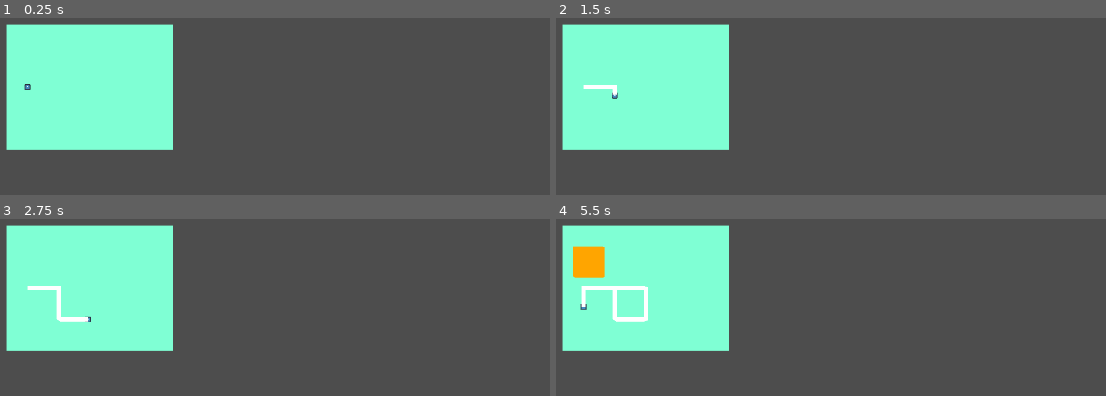
Above: before the commit, frames 1-4 (two rows, left to right).
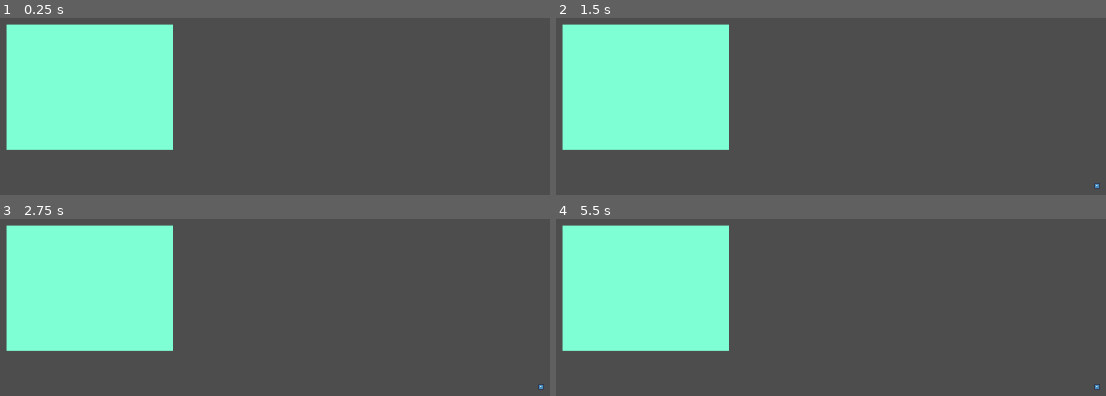
Above: after the commit, the same moments.

Repository: Valvetronix/ggj-2026-neverbullies
Game: Godot game, scene res://scenes/main.tscn
Same seed, same stepped clock (60 frames per second), same inputs: the game is played once before the commit and once after it. This scene is started directly instead of the project's main scene. The engine's default icon, where the game draws it, is replaced by a stand-in: a white triangle on a blue panel in a dark square.
Inputs (mouse positions are in pixels of both pictures, inside the frame that each line leads up to):
- Up to frame 1 (0.25 s): no input
- Up to frame 2 (1.5 s): tap Enter at 0.5 s; move the mouse to (1095, 186) at 0.52 s; hold Right (ui_right) 0.53-1.28 s; click (1095, 186) at 0.6 s; tap Space at 1.25 s; move the mouse to (outside the picture) at 1.27 s; hold Down (ui_down) from 1.28 s (still down); click (outside the picture) at 1.35 s
- Up to frame 3 (2.75 s): move the mouse to (445, 309) at 2.02 s; release Down (ui_down) at 2.03 s; hold Right (ui_right) from 2.03 s (still down); click (445, 309) at 2.1 s
- Up to frame 4 (5.5 s): tap Enter at 2.75, 4.25 s; move the mouse to (outside the picture) at 2.77 s; release Right (ui_right) at 2.78 s; hold Up (ui_up) 2.78-3.53 s; click (outside the picture) at 2.85 s; tap Space at 3.5, 5 s; move the mouse to (outside the picture) at 3.52 s; hold Left (ui_left) 3.53-5.03 s; click (outside the picture) at 3.6 s; move the mouse to (682, 341) at 4.27 s; click (682, 341) at 4.35 s; move the mouse to (outside the picture) at 5.02 s; hold Down (ui_down) from 5.03 s (still down); click (outside the picture) at 5.1 s

The runs differ from the first frame. In frame 1, less than 0.1% of the frame differs, in the area x 4-6%, y 37-41%; in frame 2, 0.2%; in frame 3, 0.5%; in frame 4, 1.9%, in the area x 3-99%, y 15-97%.

Commit message:
integre los cambios de emi a main

Diff:
--- a/project.godot
+++ b/project.godot
@@ -25,6 +25,14 @@
 window/size/viewport_height=1080
 window/stretch/mode="viewport"
 
+[input]
+
+MouseClick={
+"deadzone": 0.2,
+"events": [Object(InputEventMouseButton,"resource_local_to_scene":false,"resource_name":"","device":-1,"window_id":0,"alt_pressed":false,"shift_pressed":false,"ctrl_pressed":false,"meta_pressed":false,"button_mask":0,"position":Vector2(0, 0),"global_position":Vector2(0, 0),"factor":1.0,"button_index":1,"canceled":false,"pressed":false,"double_click":false,"script":null)
+]
+}
+
 [physics]
 
 3d/physics_engine="Jolt Physics"
--- /dev/null
+++ b/scenes/cutter.tscn
@@ -0,0 +1,19 @@
+[gd_scene format=3 uid="uid://ctlnrxvitgamf"]
+
+[ext_resource type="Script" uid="uid://1fmddwf384yf" path="res://scripts/cutter.gd" id="1_pcbcd"]
+[ext_resource type="Texture2D" uid="uid://d3v8eynat77lb" path="res://icon.svg" id="2_kg5or"]
+
+[sub_resource type="CircleShape2D" id="CircleShape2D_7mycd"]
+
+[node name="Cutter" type="CharacterBody2D" unique_id=169033581 node_paths=PackedStringArray("trail")]
+script = ExtResource("1_pcbcd")
+trail = NodePath("Trail")
+
+[node name="Sprite2D" type="Sprite2D" parent="." unique_id=253155613]
+scale = Vector2(0.109375, 0.109375)
+texture = ExtResource("2_kg5or")
+
+[node name="CollisionShape2D" type="CollisionShape2D" parent="." unique_id=803109235]
+shape = SubResource("CircleShape2D_7mycd")
+
+[node name="Trail" type="Line2D" parent="." unique_id=1666997337]
--- a/scenes/main.tscn
+++ b/scenes/main.tscn
@@ -1,30 +1,12 @@
 [gd_scene format=3 uid="uid://blfxxb66ypa2d"]
 
-[ext_resource type="Script" uid="uid://78217b3831bd" path="res://scripts/LevelManager.gd" id="1_sugp2"]
-[ext_resource type="Script" uid="uid://1fmddwf384yf" path="res://scripts/cutter.gd" id="2_jyhfs"]
-[ext_resource type="Texture2D" uid="uid://d3v8eynat77lb" path="res://icon.svg" id="3_tbgi4"]
+[ext_resource type="Script" uid="uid://78217b3831bd" path="res://scripts/cutter_manager.gd" id="1_sugp2"]
 
-[sub_resource type="CircleShape2D" id="CircleShape2D_7mycd"]
-
-[node name="Main" type="Node2D" unique_id=357197009 node_paths=PackedStringArray("sheet", "cutter")]
+[node name="Main" type="Node2D" unique_id=357197009 node_paths=PackedStringArray("sheet")]
 top_level = true
 script = ExtResource("1_sugp2")
 sheet = NodePath("Sheet")
-cutter = NodePath("Cutter")
 
 [node name="Sheet" type="Polygon2D" parent="." unique_id=472698351]
 
 [node name="ResultContainer" type="Node2D" parent="." unique_id=214389509]
-
-[node name="Cutter" type="CharacterBody2D" parent="." unique_id=1512067300 node_paths=PackedStringArray("trail")]
-script = ExtResource("2_jyhfs")
-trail = NodePath("Trail")
-
-[node name="Sprite2D" type="Sprite2D" parent="Cutter" unique_id=832219982]
-scale = Vector2(0.109375, 0.109375)
-texture = ExtResource("3_tbgi4")
-
-[node name="CollisionShape2D" type="CollisionShape2D" parent="Cutter" unique_id=124649054]
-shape = SubResource("CircleShape2D_7mycd")
-
-[node name="Trail" type="Line2D" parent="Cutter" unique_id=1892835261]
--- a/scripts/LevelManager.gd
+++ /dev/null
@@ -1,72 +0,0 @@
-extends Node2D
-
-@export var sheet: Polygon2D
-@export var cutter: CharacterBody2D
-
-# Configuración de la hoja y del punto inicial del cutter
-@export var sheet_size := Vector2(400, 300)
-@export var start_offset := Vector2(50, 150)
-
-
-func _ready() -> void:
-	_setup_sheet()
-	_place_cutter()
-	cutter.cut_finished.connect(_on_cutter_finished)
-
-
-func _setup_sheet() -> void:
-	var points = PackedVector2Array([
-		Vector2.ZERO,
-		Vector2(sheet_size.x, 0),
-		sheet_size,
-		Vector2(0, sheet_size.y)
-	])
-
-	sheet.polygon = points
-
-	sheet.position = Vector2(100, 100)
-	sheet.color = Color.AQUAMARINE
-
-
-func _place_cutter() -> void:
-	cutter.global_position = sheet.global_position + start_offset
-	cutter.start_trail()
-
-
-func _on_cutter_finished(global_points: PackedVector2Array) -> void:
-	# 1. Preparar los puntos: Convertir de Global a Local
-	# Creamos una lista vacía donde guardaremos los puntos transformados
-	var final_polygon = PackedVector2Array()
-
-	# Recorremos cada punto que nos envió el cutter y lo convertimos
-	# usando 'sheet.to_local()'. Esto arregla el error de tipos.
-	for p in global_points:
-		final_polygon.append(sheet.to_local(p))
-
-	# 2. Cerrar el polígono
-	# Geometry2D necesita que el último punto conecte con el primero
-	if final_polygon.size() > 2:
-		final_polygon.append(final_polygon[0])
-
-	# 3. Realizar el recorte (La magia matemática)
-	# clip_polygons resta la forma del usuario (final_polygon) a la hoja (sheet.polygon)
-	var result = Geometry2D.clip_polygons(sheet.polygon, final_polygon)
-
-	# 4. Aplicar el resultado visualmente
-	if result.size() > 0:
-		# Actualizamos la forma de la hoja con el nuevo polígono recortado
-		# (Tomamos result[0] asumiendo que la hoja no se partió en dos pedazos aún)
-		sheet.polygon = result[0]
-
-		# Opcional: Crear el objeto físico/visual del pedazo que cortamos
-		_spawn_cutout(final_polygon)
-	else:
-		# Si el array está vacío, significa que no quedó nada de hoja
-		sheet.queue_free()
-
-func _spawn_cutout(points: PackedVector2Array) -> void:
-	# Función visual para ver lo que recortamos
-	var poly = Polygon2D.new()
-	poly.polygon = points
-	poly.color = Color.ORANGE
-	add_child(poly)
--- a/scripts/client_window.gd
+++ b/scripts/client_window.gd
@@ -24,5 +24,5 @@
 func get_random_client():
 	var random_sprite = randi()%10
 	var random_order = randi()%10
-	var choosen_sprite = C.CLIENT_SPRITES[random_sprite]
-	var choosen_orden = C.CLIENT_DIALOGUES[random_order]
+#	var choosen_sprite = C.CLIENT_SPRITES[random_sprite]
+#	var choosen_orden = C.CLIENT_DIALOGUES[random_order]
--- a/scripts/cutter.gd
+++ b/scripts/cutter.gd
@@ -6,10 +6,13 @@
 # Config
 @export var speed: float = 100.0
 @export var trail: Line2D
+@export var finish_cut_threshold: float = 5.0
 
 # Estado
 var current_direction: Vector2 = Vector2.ZERO
 var is_moving: bool = false
+var input = Vector2.ZERO
+var boundingBox: Rect2 = Rect2()
 
 # Trazado
 var points_buffer: PackedVector2Array = []
@@ -20,20 +23,22 @@
 
 
 func _physics_process(_delta: float) -> void:
-	var input = Input.get_vector("ui_left", "ui_right", "ui_up", "ui_down")
 
-	if input != Vector2.ZERO:
-		current_direction = input
-		is_moving = true
+	if boundingBox.get_area() <= 0:
+		return
+	is_moving = true
+	input = get_viewport().get_mouse_position()
+	var targetDirection = (input - position).normalized()
+	var direction = velocity.normalized().lerp(targetDirection, 0.1)
+	velocity = speed * direction.normalized()
 
-	if is_moving:
-		velocity = speed * current_direction
+	if boundingBox.has_point(position + velocity.normalized()):
 		move_and_slide()
 		_record_position()
 
 		# Si la cantidad de puntos dibujada es mayor a 10 (para evitar que se cierre apenas empezas a dibujar)
 		# y la posición del cutter es menor a 15 pixeles del punto inicial, termina el corte.
-		if points_buffer.size() > 10 and global_position.distance_to(points_buffer[0]) < 4:
+		if points_buffer.size() > 10 and global_position.distance_to(points_buffer[0]) < finish_cut_threshold:
 			_finish_cut()
 
 # Dibuja el recorrido del cutter
@@ -44,11 +49,12 @@
 		trail.add_point(global_position)
 
 # Limpia el trazado que se hacía desde el 0,0 global hacia donde comienza el cutter (lo llama LevelManager)
-func start_trail() -> void:
+func start_trail(bbox: Rect2) -> void:
 	trail.clear_points()
 	points_buffer.clear()
 	points_buffer.append(global_position)
 	trail.add_point(global_position)
+	boundingBox = bbox
 
 
 func _finish_cut() -> void:
--- /dev/null
+++ b/scripts/cutter_manager.gd
@@ -0,0 +1,127 @@
+extends Node2D
+
+@export var sheet: Polygon2D
+var cutter: CharacterBody2D
+@export var spawn: Node2D
+
+# Configuración de la hoja y del punto inicial del cutter
+@export var sheet_size := Vector2(400, 300)
+@export var start_offset := Vector2(50, 150)
+
+var rect_box: Rect2 = Rect2()
+var is_cutter_placed: bool = false
+var poly_shape: Polygon2D
+
+
+func _ready() -> void:
+	_setup_sheet()
+
+
+func _process(delta: float) -> void:
+	if Input.is_action_just_pressed("MouseClick") && !is_cutter_placed:
+		is_cutter_placed = true
+		_place_cutter(get_viewport().get_mouse_position())
+
+func _setup_sheet() -> void:
+	var points = PackedVector2Array([
+		Vector2.ZERO,
+		Vector2(sheet_size.x, 0),
+		sheet_size,
+		Vector2(0, sheet_size.y)
+	])
+
+	sheet.polygon = points
+	rect_box = _get_bounding_box(points)
+
+	sheet.position = Vector2(100, 100)
+	rect_box.position = sheet.position
+	sheet.color = Color.AQUAMARINE
+
+func _get_bounding_box(poly: PackedVector2Array) -> Rect2:
+	var min_v: Vector2 = poly[0]
+	var max_v: Vector2 = poly[0]
+
+	for v in poly:
+		min_v.x = min(min_v.x, v.x)
+		min_v.y = min(min_v.y, v.y)
+		max_v.x = max(max_v.x, v.x)
+		max_v.y = max(max_v.y, v.y)
+
+	var pos: Vector2 = min_v
+	var size: Vector2 = max_v - min_v
+
+	return Rect2(pos, size)
+
+
+func _place_cutter(pos: Vector2) -> void:
+	cutter = preload("res://scenes/cutter.tscn").instantiate()
+	add_child(cutter)
+	cutter.cut_finished.connect(_on_cutter_finished)
+	cutter.global_position = pos
+	cutter.start_trail(rect_box)
+
+
+func _on_cutter_finished(global_points: PackedVector2Array) -> void:
+	# 1. Preparar los puntos: Convertir de Global a Local
+	# Creamos una lista vacía donde guardaremos los puntos transformados
+	var final_polygon = PackedVector2Array()
+
+	# Recorremos cada punto que nos envió el cutter y lo convertimos
+	# usando 'sheet.to_local()'. Esto arregla el error de tipos.
+	for p in global_points:
+		final_polygon.append(sheet.to_local(p))
+
+	# 2. Cerrar el polígono
+	# Geometry2D necesita que el último punto conecte con el primero
+	if final_polygon.size() > 2:
+		final_polygon.append(final_polygon[0])
+
+	# 3. Realizar el recorte (La magia matemática)
+	# clip_polygons resta la forma del usuario (final_polygon) a la hoja (sheet.polygon)
+	var result = Geometry2D.clip_polygons(sheet.polygon, final_polygon)
+
+	# 4. Aplicar el resultado visualmente
+	if result.size() > 0:
+		# Actualizamos la forma de la hoja con el nuevo polígono recortado
+		# (Tomamos result[0] asumiendo que la hoja no se partió en dos pedazos aún)
+		sheet.polygon = result[0]
+
+		_spawn_cutout(result[1])
+
+		#if result.size() > 2:
+			#_failed_cut()
+		#else:
+			## Opcional: Crear el objeto físico/visual del pedazo que cortamos
+			#_spawn_cutout(final_polygon)
+
+	else:
+		# Si el array está vacío, significa que no quedó nada de hoja
+		sheet.queue_free()
+
+func _spawn_cutout(points: PackedVector2Array) -> void:
+	# Función visual para ver lo que recortamos
+	_center_points(Vector2.ZERO, points)
+	poly_shape = Polygon2D.new()
+	poly_shape.polygon = points
+	poly_shape.color = Color.ORANGE
+
+	spawn.add_child(poly_shape)
+	poly_shape.position = spawn.position
+	_clear_work_station()
+
+func _center_points(cent: Vector2, poly: PackedVector2Array) -> void:
+	for p in poly:
+		cent += p
+	cent /= poly.size()
+
+	for i in range(poly.size()):
+		poly[i] -= cent
+
+func _failed_cut() -> void:
+	is_cutter_placed = false
+	cutter.queue_free()
+	_setup_sheet()
+
+func _clear_work_station() -> void:
+	sheet.queue_free()
+	cutter.queue_free()
Renamed: scripts/LevelManager.gd.uid -> scripts/cutter_manager.gd.uid
